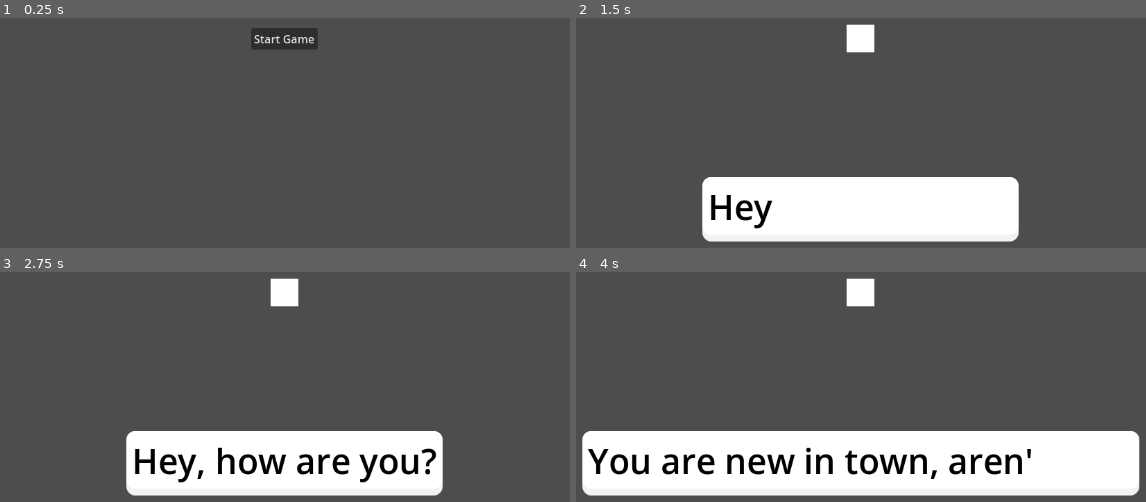
Above: before the commit, frames 1-4 (two rows, left to right).
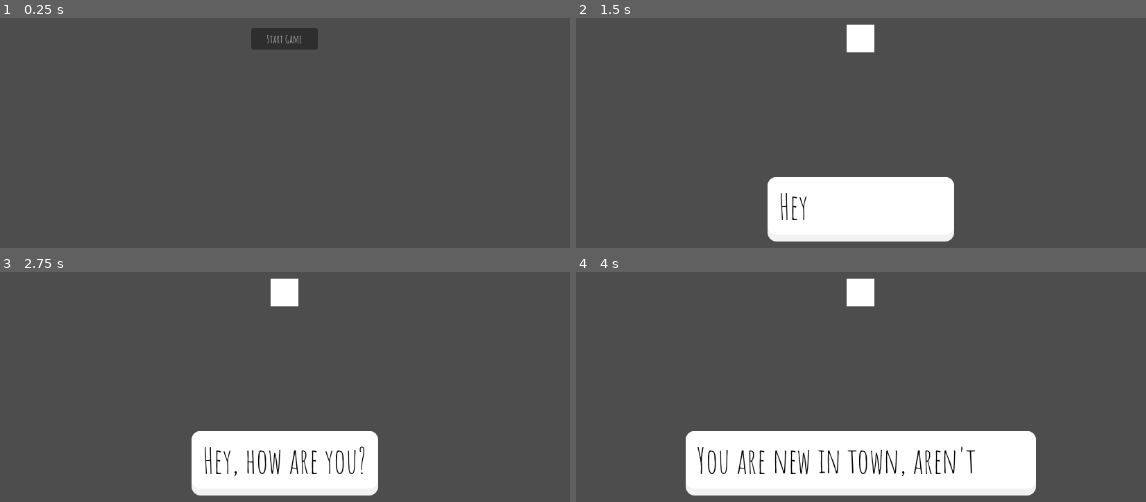
Above: after the commit, the same moments.

Repository: k4444th/Daydreaming
Game: Godot game, scene res://scenes/main/startscreen.tscn
Same seed, same stepped clock (60 frames per second), same inputs: the game is played once before the commit and once after it.
Inputs:
- Up to frame 1 (0.25 s): no input
- Up to frame 2 (1.5 s): click "Start Game" at 0.5 s; tap Enter at 1.25 s; hold X (Interact) from 1.28 s (still down)
- Up to frame 3 (2.75 s): release X (Interact) at 2.03 s; tap X (Interact) at 2.1 s
- Up to frame 4 (4 s): tap Space at 2.75 s; hold X (Interact) 2.78-3.53 s; tap X (Interact) at 3.6 s

The runs differ from the first frame. In frame 1, 0.2% of the frame differs, in the area x 44-56%, y 7-12%; in frame 2, 6.7%; in frame 3, 8.3%; in frame 4, 14%, in the area x 1-99%, y 69-98%.

Commit message:
change default font

Diff:
--- a/project.godot
+++ b/project.godot
@@ -20,10 +20,16 @@
 Globals="*res://scripts/globals.gd"
 Dialogmanager="*res://scripts/dialogmanager.gd"
 
+[gui]
+
+theme/custom_font="uid://c1k4v131nqeof"
+
 [input]
 
 Interact={
 "deadzone": 0.2,
 "events": [Object(InputEventKey,"resource_local_to_scene":false,"resource_name":"","device":-1,"window_id":0,"alt_press …(192 unchanged characters)…
+, Object(InputEventKey,"resource_local_to_scene":false,"resource_name":"","device":-1,"window_id":0,"alt_pressed":false,"shift_pressed":false,"ctrl_pressed":false,"meta_pressed":false,"pressed":false,"keycode":0,"physical_keycode":4194309,"key_label":0,"unicode":0,"location":0,"echo":false,"script":null)
+, Object(InputEventKey,"resource_local_to_scene":false,"resource_name":"","device":-1,"window_id":0,"alt_pressed":false,"shift_pressed":false,"ctrl_pressed":false,"meta_pressed":false,"pressed":false,"keycode":0,"physical_keycode":32,"key_label":0,"unicode":32,"location":0,"echo":false,"script":null)
 ]
 }
--- a/scenes/general/textbox.tscn
+++ b/scenes/general/textbox.tscn
@@ -19,9 +19,9 @@
 
 [node name="MarginContainer" type="MarginContainer" parent="."]
 layout_mode = 2
-theme_override_constants/margin_left = 8
+theme_override_constants/margin_left = 16
 theme_override_constants/margin_top = 8
-theme_override_constants/margin_right = 8
+theme_override_constants/margin_right = 16
 theme_override_constants/margin_bottom = 16
 
 [node name="Label" type="Label" parent="MarginContainer"]
--- a/scripts/main/game.gd
+++ b/scripts/main/game.gd
@@ -1,6 +1,4 @@
 extends Node
-
-var hasInteractedWithTestLines = false
 
 @onready var playerNode = $Player
 
@@ -11,6 +9,5 @@
 ]
 
 func _process(delta: float) -> void:
-	if Input.is_action_just_pressed("Interact") and !hasInteractedWithTestLines:
+	if Input.is_action_just_pressed("Interact"):
 		Dialogmanager.startDialog(testLines)
-		hasInteractedWithTestLines = true
Binary file added: fonts/AmaticSC-Bold.ttf
Not shown, added: fonts/AmaticSC-Bold.ttf.import
Binary file added: fonts/AmaticSC-Regular.ttf
Not shown, added: fonts/AmaticSC-Regular.ttf.import
